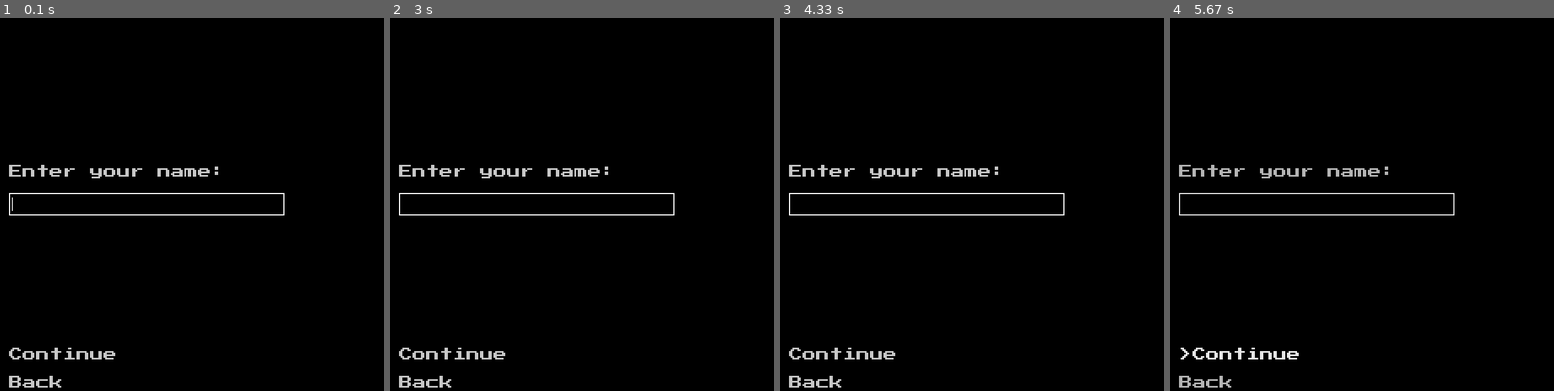
Above: before the commit, frames 1-4 (left to right).
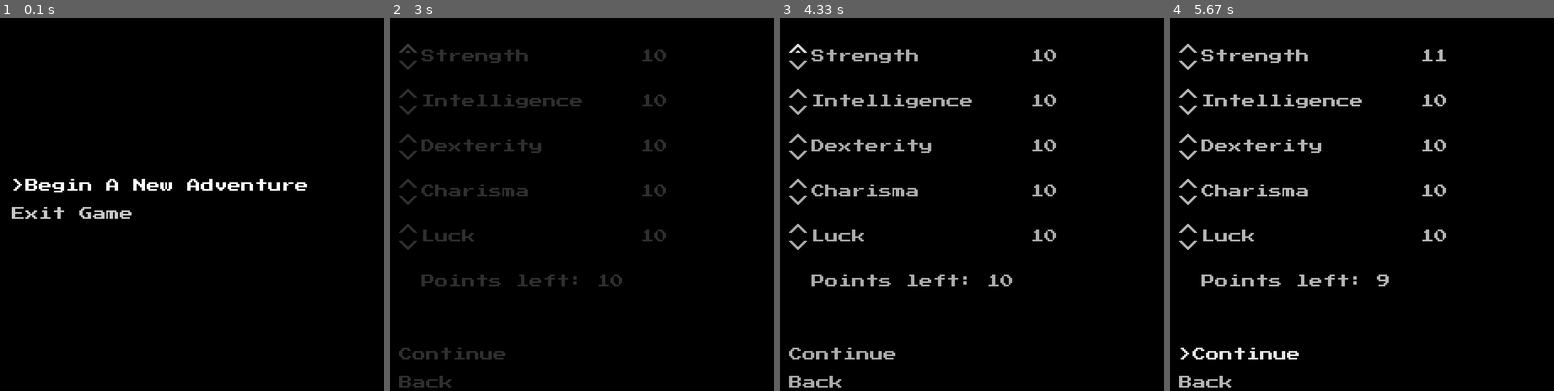
Above: after the commit, the same moments.

Repository: Cyborger/PygameTextRPG
Game: pygame game, started from launcher.py
The game is run twice, just before and just after one commit, with the same random seed, the same clock (stepped at 60 frames per second) and the same inputs.
Inputs (mouse positions are in pixels of both pictures, inside the frame that each line leads up to):
- Up to frame 1 (0.1 s): no input
- Up to frame 2 (3 s): click (543, 185) at 0.38 s, where only the run after the commit has a clickable "Begin A New Adventure"
- Up to frame 3 (4.33 s): no input
- Up to frame 4 (5.67 s): tap Enter at 5.07 s; click "Continue" at 5.45 s

The runs differ from the first frame. In frame 1, 2.8% of the frame differs, in the area x 2-80%, y 39-100%; in frame 2, 4.6%, in the area x 2-75%, y 6-100%; in frame 3, 4.6%; in frame 4, 4.0%.

Commit message:
Working on location menu

Diff:
--- a/core/game.py
+++ b/core/game.py
@@ -12,7 +12,7 @@
         self.states = [TitleMenuState(self), CharacterCreationState(self),
                        LocationState(self)]
         self.currentState = None
-        self.changeMenu("characterCreationState/nameChoosingMenu")
+        self.changeMenu("titleMenuState/titleMenu")
         self.running = True
 
     def loop(self):
@@ -28,7 +28,6 @@
         self.currentState.changeMenu(splitPath[1])
         if resetMenu:
             self.currentState.resetCurrentMenu()
-        self.currentState.currentMenu.buttonSelection = 0
         self.currentState.currentMenu.updateButtonFocus()
 
     def getState(self, stateName):
@@ -47,11 +46,11 @@
         self.display.fadeOut(2)
         sys.exit()
 
-    def fadeMenuChange(self, menuPath, resetMenu=False):
-        self.display.fadeOut(2)
+    def fadeMenuChange(self, menuPath, resetMenu=False, rate=2):
+        self.display.fadeOut(rate)
         self.changeMenu(menuPath, resetMenu)
         self.currentState.currentMenu.render()
-        self.display.fadeIn(2)
+        self.display.fadeIn(rate)
 
 
 class StateNotFoundException(Exception):
--- a/core/player.py
+++ b/core/player.py
@@ -7,3 +7,9 @@
                       "Dexterity": 10,
                       "Charisma": 10,
                       "Luck": 10}
+
+    def printInfo(self):
+        print("Name: " + self.name)
+        print("Race: " + self.race)
+        for stat in self.stats:
+            print(stat + ": " + str(self.stats[stat]))
--- a/menus/mainLocationMenu.py
+++ b/menus/mainLocationMenu.py
@@ -7,9 +7,15 @@
     def __init__(self, parentState):
         super().__init__("mainLocationMenu", parentState)
         self.addButton(LabelButton("Travel", 20, 300, self.placeholder))
-        self.addButton(LabelButton("Rest", 20, 350, self.placeholder))
-        self.addButton(LabelButton("Check Inventory", 20, 400, self.placeholder))
+        self.addButton(LabelButton("Rest", 20, 350, self.rest))
+        self.addButton(LabelButton("Player Stats", 20, 400, self.playerStats))
         self.addLabel(Surface("res/images/campfire.png", 425, 200))
 
+    def rest(self):
+        self.getRoot().fadeMenuChange("locationState/mainLocationMenu", rate=1)
+
+    def playerStats(self):
+        self.getParent().player.printInfo()
+
     def placeholder(self):
-        print("Currently a placeholder")
+        pass
--- a/menus/nameChoosingMenu.py
+++ b/menus/nameChoosingMenu.py
@@ -13,6 +13,9 @@
         self.addButton(LabelButton("Back", 20, 650, self.goBack))
 
     def nextMenu(self):
+        newPlayer = self.getParent().newPlayer
+        newPlayer.name = self.buttons[0].inputLabel.text
+        self.getRoot().getState("locationState").player = newPlayer
         self.getRoot().fadeMenuChange("locationState/mainLocationMenu")
 
     def goBack(self):
--- a/states/locationState.py
+++ b/states/locationState.py
@@ -1,8 +1,11 @@
 from core.state import State
+from core.player import Player
 from menus.mainLocationMenu import MainLocationMenu
 
 
 class LocationState(State):
     def __init__(self, game):
         super().__init__("locationState", game)
+        self.player = Player()  # Default player, if skipping character creation
+        self.currentLocation = None
         self.addMenu(MainLocationMenu(self))
Empty file added: menus/inventoryMenu.py
